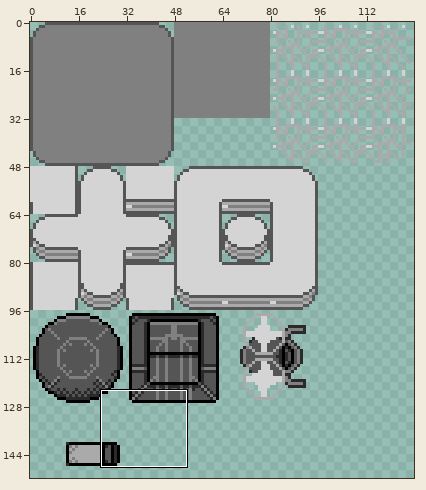
Pixel-art file -- resource/image/tileset.ase. The picture above shows the old version from afar; the outline marks the close-up.
Close-up. As it was:
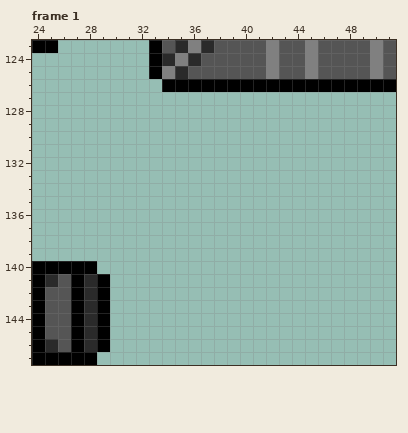
128x160 pixels, 8 frames. Shown: frame 1: x 24..51, y 123..147. The wide view leaves out empty margins.
Now the later version:
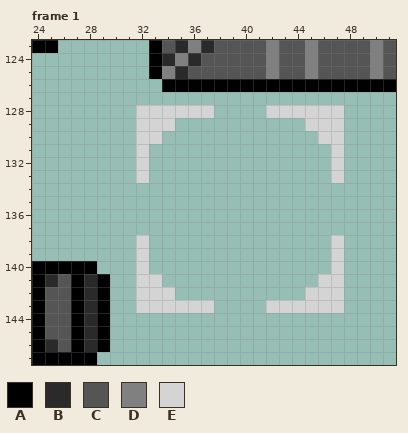
Palette (. is transparent): A #000000  B #2a2a2a  C #555555  D #808080  E #d4d4d4
Message: Draw cursor only in fight phase for aiming.
From old to new:
--- frame 1, layer "base"
@@ x 24..51 @@
 127 ............................
-128 ............................
-129 ............................
-130 ............................
-131 ............................
-132 ............................
-133 ............................
+128 ........EEEEEE....EEEEEE....
+129 ........EEE..........EEE....
+130 ........EE............EE....
+131 ........E..............E....
+132 ........E..............E....
+133 ........E..............E....
 134 ............................
@@ x 24..51 @@
 137 ............................
-138 ............................
-139 ............................
-140 AAAAA.......................
-141 ABCABA......................
-142 ACCABA......................
-143 ACCABA......................
+138 ........E..............E....
+139 ........E..............E....
+140 AAAAA...E..............E....
+141 ABCABA..EE............EE....
+142 ACCABA..EEE..........EEE....
+143 ACCABA..EEEEEE....EEEEEE....
 144 ACCABA......................
